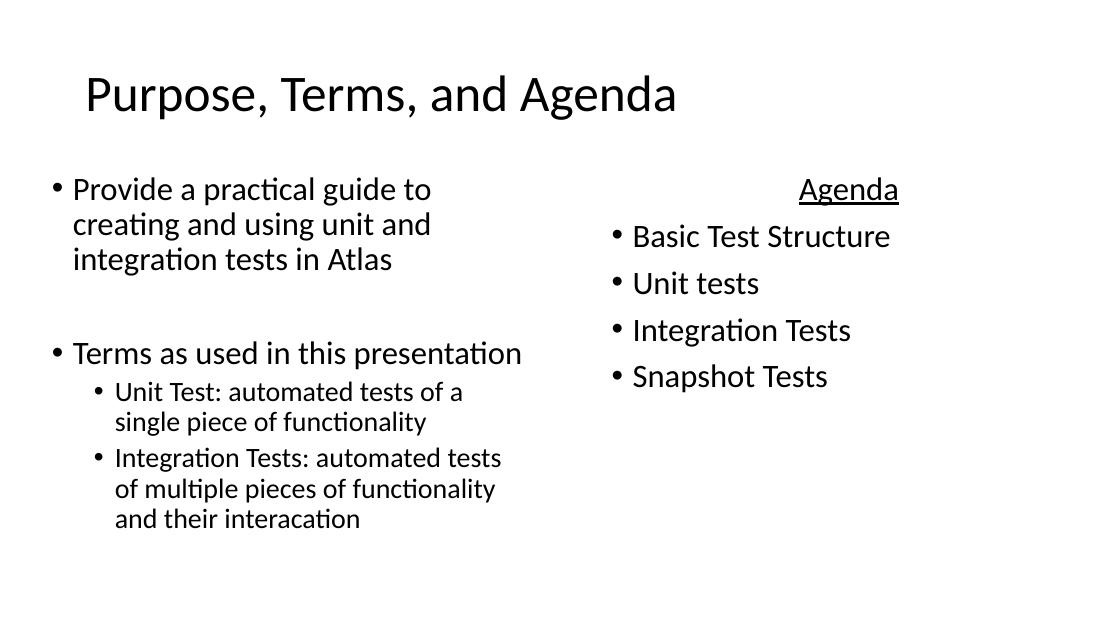
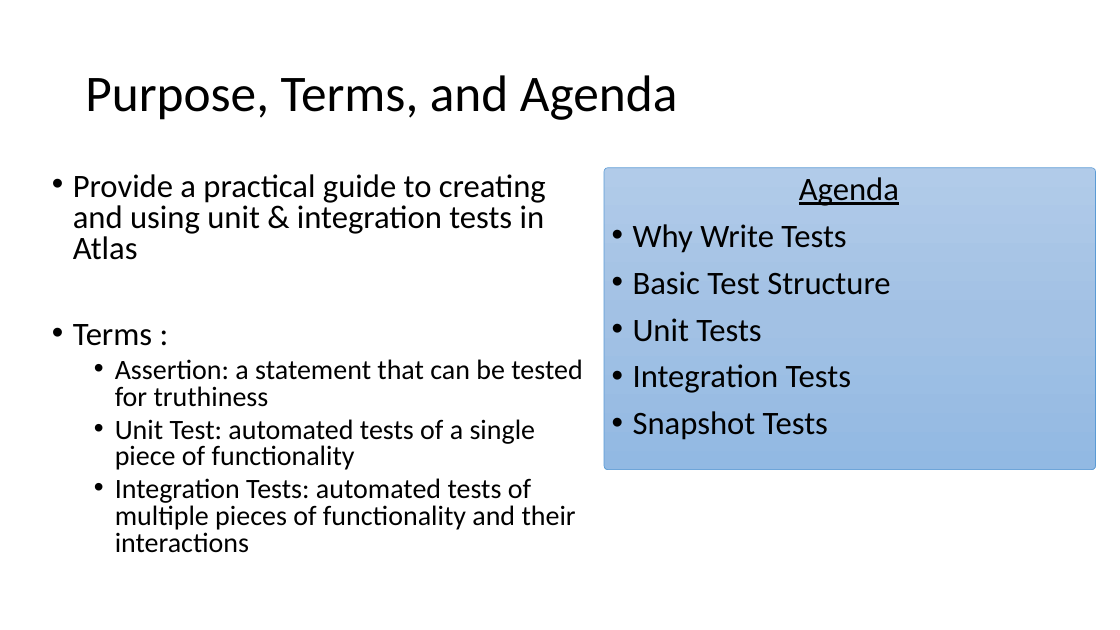
Before and after one commit to reggie3/testing-examples, a slide deck: slide 2 of TestingPresentation.pptx. Drawn at 1120x630 pixels with LibreOffice and Linux fonts; fonts in the diff are those of the drawing. Boxes give left, top, right and bottom in pixels: in the first picture for what was removed or moved away, otherwise in the second. Text is boxed around its words. In the diff, an @@ line names an element or a change of style, - is before the commit and + after.

```diff
--- a/TestingPresentation.pptx
+++ b/TestingPresentation.pptx
@@ text at [73,174,582,407]: text changed @@
-• Provide a practical guide to creating and using unit and integration tests in Atlas
-• Terms as used in this presentation
+• Provide a practical guide to creating and using unit & integration tests in Atlas
+• Terms :
+  • Assertion: a statement that can be tested for truthiness
@@ rounded rectangle added at [604,168,1096,470], fill gradient #B1CBE9 to #A3C1E5 to #93B9E4, outline #5B9BD5 0.5 pt @@
@@ text at [633,224,846,253]: paragraph added @@
+• Why Write Tests
@@ text at [633,318,761,342]: text changed @@
-• Unit tests
+• Unit Tests
@@ text at [115,419,536,470]: line spacing 0.9 to 0.8 @@
@@ text at [115,478,576,553]: text changed @@
-  • Integration Tests: automated tests of multiple pieces of functionality and their interacation
+  • Integration Tests: automated tests of multiple pieces of functionality and their interactions
```
Also in this commit, not shown: 3 other slides changed, 15 slides added, 1 slide removed, 11 other files.
